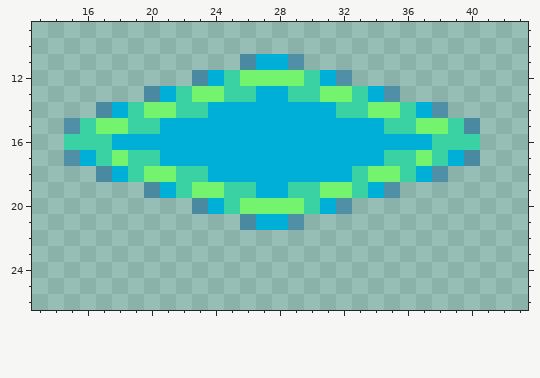
Edited in one commit: pixel-art sprite (src/assets/map-cursor-green-small.png). This is how it looked before the edit.
The file is 56x36 pixels. Shown: x 13..43, y 9..26. The old version is drawn lined up with the new one.
Once edited:
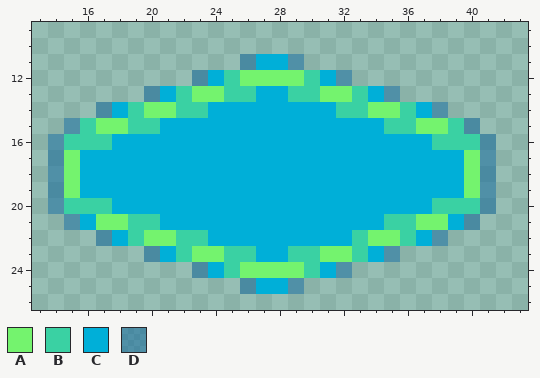
Palette (. is transparent): A #74f36e  B #3ad1a3  C #00afd8  D #0a639a80
Message: Tweaked the path hex image.
Change:
whole drawing moved by +0,-2 (the old picture is shown already moved)
@@ x 13..43 @@
 15 ..DBAABBCCCCCCCCCCCCCCBBAABD...
-16 ..BBBCCCCCCCCCCCCCCCCCCCCBBB...
-17 ..DCBABBCCCCCCCCCCCCCCBBABCD...
-18 ....DCBAABBCCCCCCCCCBAABCD.....
-19 .......DCBAABBCCBBAABCD........
-20 ..........DCBAAAABCD...........
-21 .............DCCD..............
-22 ...............................
-23 ...............................
-24 ...............................
-25 ...............................
+16 .DBBBCCCCCCCCCCCCCCCCCCCCBBBD..
+17 .DACCCCCCCCCCCCCCCCCCCCCCCCAD..
+18 .DACCCCCCCCCCCCCCCCCCCCCCCCAD..
+19 .DACCCCCCCCCCCCCCCCCCCCCCCCAD..
+20 .DBBBCCCCCCCCCCCCCCCCCCCCBBBD..
+21 ..DCAABBCCCCCCCCCCCCCCBBAACD...
+22 ....DCBAABBCCCCCCCCCBAABCD.....
+23 .......DCBAABBCCBBAABCD........
+24 ..........DCBAAAABCD...........
+25 .............DCCD..............
 26 ...............................
